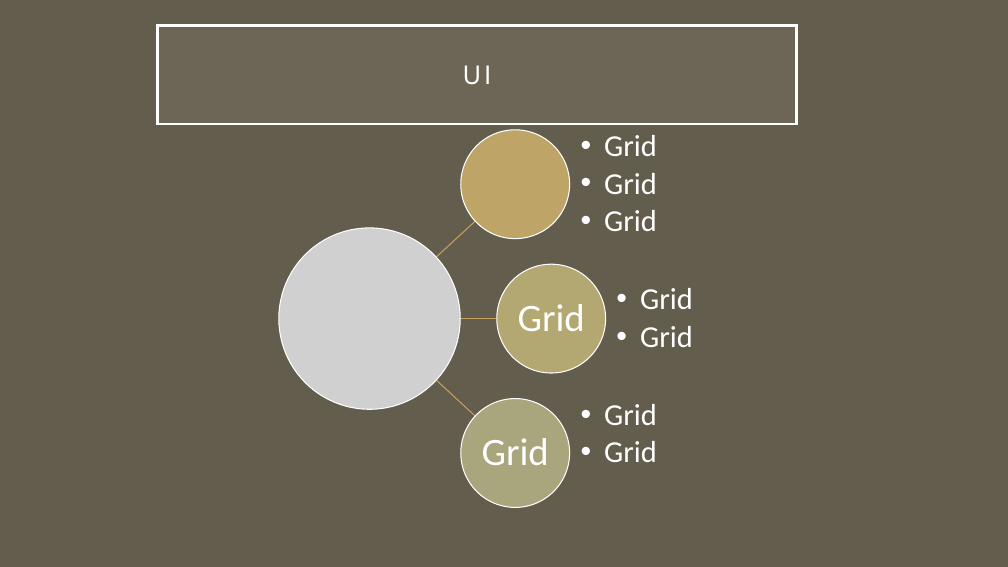
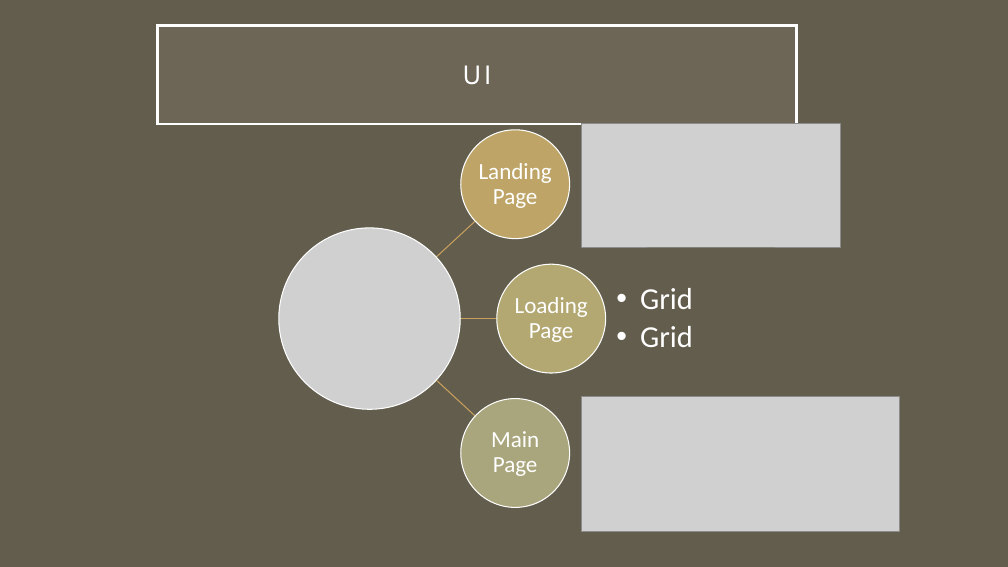
Before and after one commit to JSMarrocco/MMORPG_PolyHacks2023, a slide deck: slide 11 of Presentation/MMO RPG.pptx. Drawn at 1008x567 pixels with LibreOffice and Linux fonts; fonts in the diff are those of the drawing; grey boxes stand for pictures. Boxes give left, top, right and bottom in pixels: in the first picture for what was removed or moved away, otherwise in the second. Text is boxed around its words. In the diff, an @@ line names an element or a change of style, - is before the commit and + after.

```diff
--- a/Presentation/MMO RPG.pptx
+++ b/Presentation/MMO RPG.pptx
@@ picture added at [582, 124, 840, 247] @@
@@ text removed at [604, 135, 657, 231] @@
-  • Grid
-  • Grid
-  • Grid
@@ text added at [479, 163, 552, 208], 22 pt, text #FFFFFF @@
+Landing Page
@@ text at [515, 297, 588, 342]: text changed; size 37 to 22 pt @@
-Grid
+Loading Page
@@ picture added at [582, 397, 899, 532] @@
@@ text at [491, 431, 539, 476]: text changed; size 37 to 22 pt @@
-Grid
+Main Page
```
Also in this commit, not shown: 2 other slides changed, 3 slides added, 2 slides removed.
